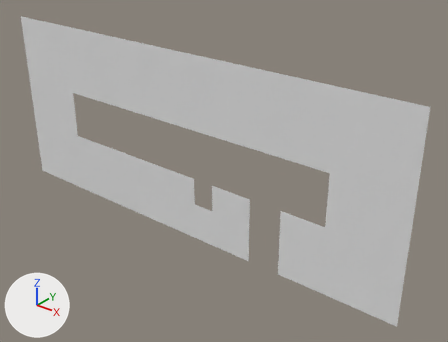
The OBJ model Assets/Tiled2Unity/Meshes/lvl1.obj as it was, and as the next commit left it.
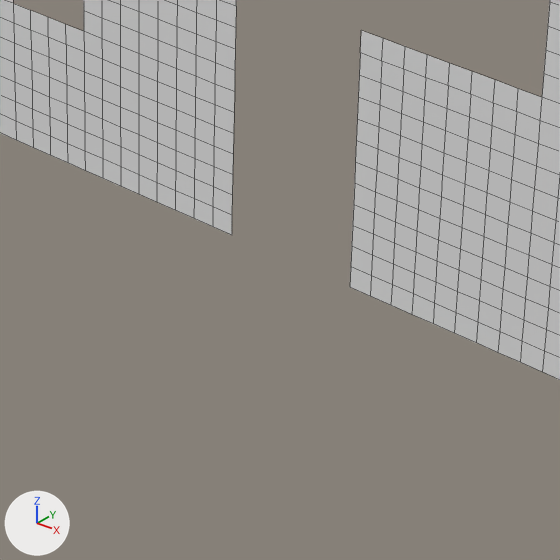
Each version is shown whole from a 50 mm camera at (8.07, -23.03, 8.37) aimed at (-11.22, 1.07, -6.58), then close up on the part from 43% to 74% of the width and 59% to 100% of the height. Lighting does not change. The marker at lower left points along +X, +Y and +Z. The close-ups show mesh edges as thin lines. Where no turn or scale is listed for an object, it has been applied to the vertices.

Objects in the first close-up: 'lvl1'.
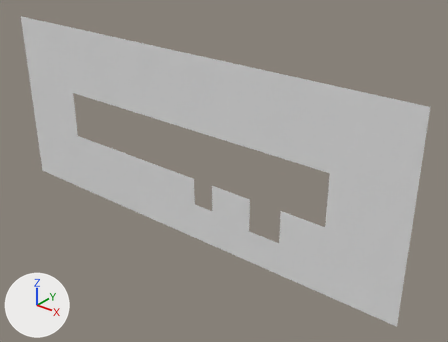
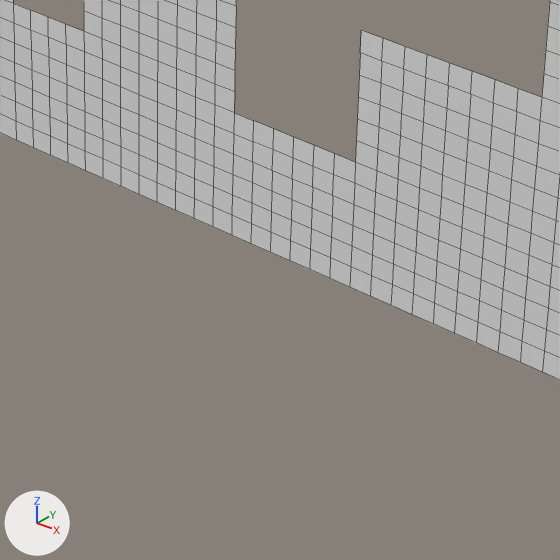
Pixel boxes (x1, y1, x2, y2) of what changed, in the close-ups (560 x 560 px):
part 1 of me_lvl1, added
    after: (232, 113, 355, 287)

The change, as a list of edits to the scene's bpy script:
```text
Change me_lvl1:
    used by ob_lvl1; location = (0.0, 0.0, 0.0)
    remove me_lvl1.from_pydata(...)  # 2447 vertices, 2251 faces; spans x -26.9..0.0, y 0.0, z -10.9..0.0
    add me_lvl1.from_pydata(...)  # 2482 vertices, 2287 faces; spans x -26.9..0.0, y 0.0, z -10.9..0.0
    me_lvl1 part 1
    28 vertices are added at x -8.3..-7.0, y 0.0, z -10.9..-9.0
    7 new vertices lie (-0.4, 0.0, 0.0) away from vertices in x -7.0, y 0.0, z -10.9..-9.0
    36 new faces join them
```
